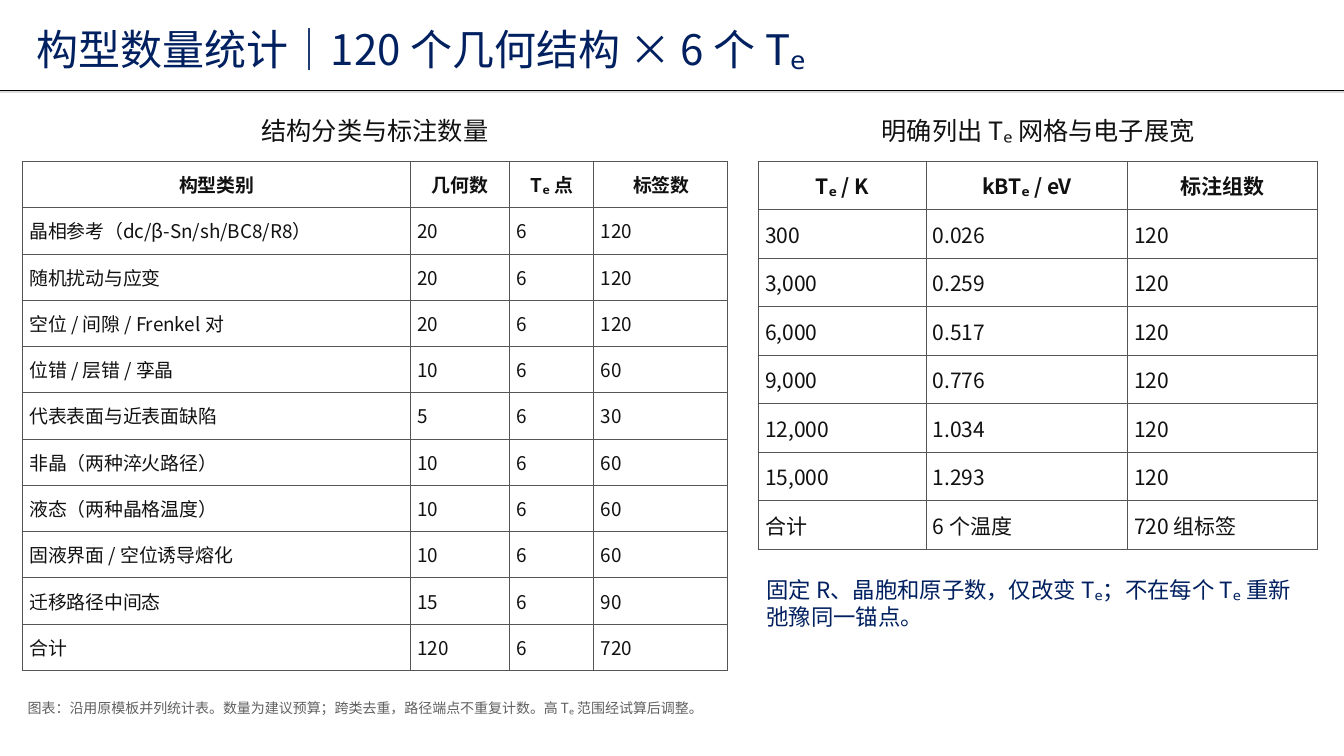
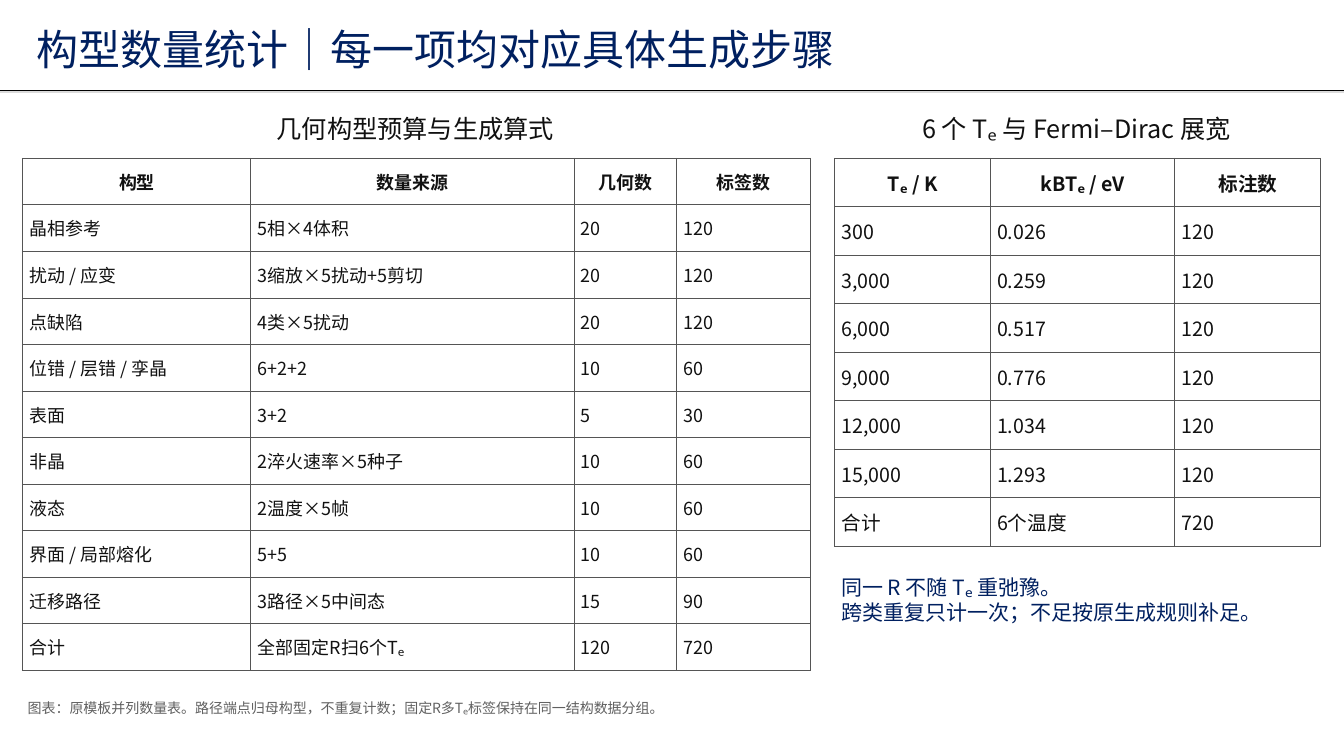
Before and after one commit to Sonnyn207/initial-dataset-configuration, a slide deck: slide 2 of deliverables/Si_Te_Initial_Dataset_5slides.pptx. Drawn at 1344x756 pixels with LibreOffice and Linux fonts; fonts in the diff are those of the drawing. Boxes give left, top, right and bottom in pixels: in the first picture for what was removed or moved away, otherwise in the second. Text is boxed around its words. In the diff, an @@ line names an element or a change of style, - is before the commit and + after.

```diff
--- a/deliverables/Si_Te_Initial_Dataset_5slides.pptx
+++ b/deliverables/Si_Te_Initial_Dataset_5slides.pptx
@@ text at <box>37,28,835,70</box>: text changed @@
-构型数量统计｜120 个几何结构 × 6 个 Tₑ
+构型数量统计｜每一项均对应具体生成步骤
@@ text at <box>277,116,554,140</box>: text changed @@
-结构分类与标注数量
+几何构型预算与生成算式
@@ text at <box>922,116,1230,141</box>: text changed @@
-明确列出 Tₑ 网格与电子展宽
+6 个 Tₑ 与 Fermi–Dirac 展宽
@@ table at <box>22,158,812,670</box> @@
-row 1: 构型类别 | 几何数 | Tₑ 点 | 标签数
+row 1: 构型 | 数量来源 | 几何数 | 标签数
-row 2: 晶相参考（dc/β-Sn/sh/BC8/R8） | 20 | 6 | 120
+row 2: 晶相参考 | 5相×4体积 | 20 | 120
-row 3: 随机扰动与应变 | 20 | 6 | 120
+row 3: 扰动 / 应变 | 3缩放×5扰动+5剪切 | 20 | 120
-row 4: 空位 / 间隙 / Frenkel 对 | 20 | 6 | 120
+row 4: 点缺陷 | 4类×5扰动 | 20 | 120
-row 5, column 2: 10
+row 5, column 2: 6+2+2
-row 5, column 3: 6
+row 5, column 3: 10
-row 6: 代表表面与近表面缺陷 | 5 | 6 | 30
+row 6: 表面 | 3+2 | 5 | 30
-row 7: 非晶（两种淬火路径） | 10 | 6 | 60
+row 7: 非晶 | 2淬火速率×5种子 | 10 | 60
-row 8: 液态（两种晶格温度） | 10 | 6 | 60
+row 8: 液态 | 2温度×5帧 | 10 | 60
-row 9: 固液界面 / 空位诱导熔化 | 10 | 6 | 60
+row 9: 界面 / 局部熔化 | 5+5 | 10 | 60
-row 10: 迁移路径中间态 | 15 | 6 | 90
+row 10: 迁移路径 | 3路径×5中间态 | 15 | 90
-row 11, column 2: 120
+row 11, column 2: 全部固定R扫6个Tₑ
-row 11, column 3: 6
+row 11, column 3: 120
@@ size 13.5 to 12.8 pt in "标签数", "120", "120", "120" and 9 more places @@
@@ table: place and size @@
-table at <box>22,161,728,670</box>
+table at <box>22,158,812,670</box>
@@ table at <box>835,158,1321,546</box> @@
-row 1, column 3: 标注组数
+row 1, column 3: 标注数
-row 8, column 2: 6 个温度
+row 8, column 2: 6个温度
-row 8, column 3: 720 组标签
+row 8, column 3: 720
@@ size 15 to 14 pt @@
@@ table: place and size @@
-table at <box>758,161,1318,549</box>
+table at <box>835,158,1321,546</box>
@@ text at <box>841,577,1261,623</box>: text changed; size 16 to 15 pt @@
-固定 R、晶胞和原子数，仅改变 Tₑ；不在每个 Tₑ 重新弛豫同一锚点。
+同一 R 不随 Tₑ 重弛豫。
+跨类重复只计一次；不足按原生成规则补足。
@@ text at <box>28,701,664,715</box>: text changed @@
-图表：沿用原模板并列统计表。数量为建议预算；跨类去重，路径端点不重复计数。高 Tₑ 范围经试算后调整。
+图表：原模板并列数量表。路径端点归母构型，不重复计数；固定R多Tₑ标签保持在同一结构数据分组。
```
Also in this commit, not shown: 4 other slides changed, 2 other files.
